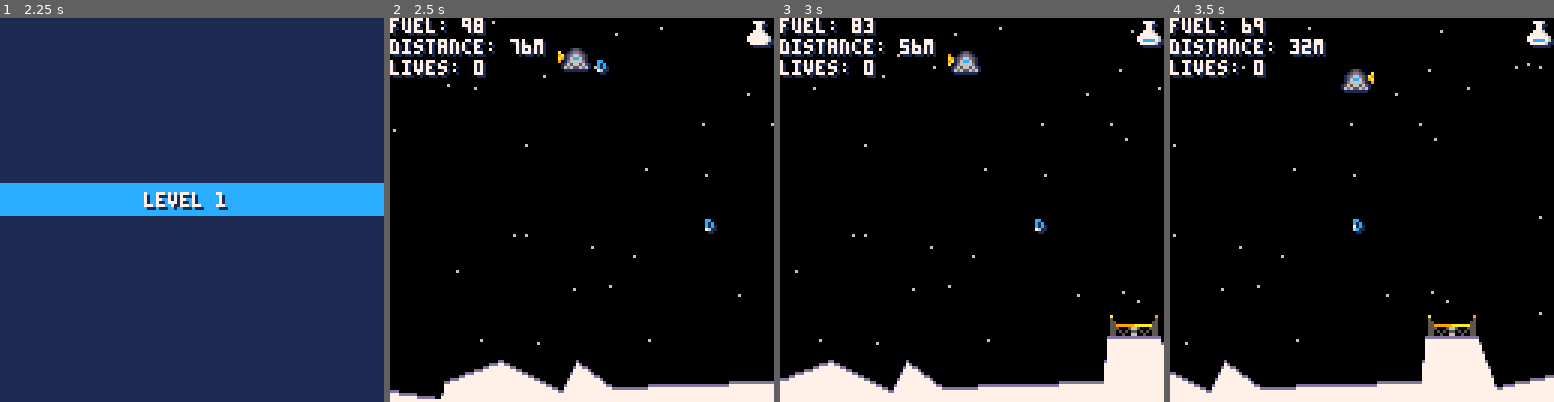
Above: before the commit, frames 1-4 (left to right).
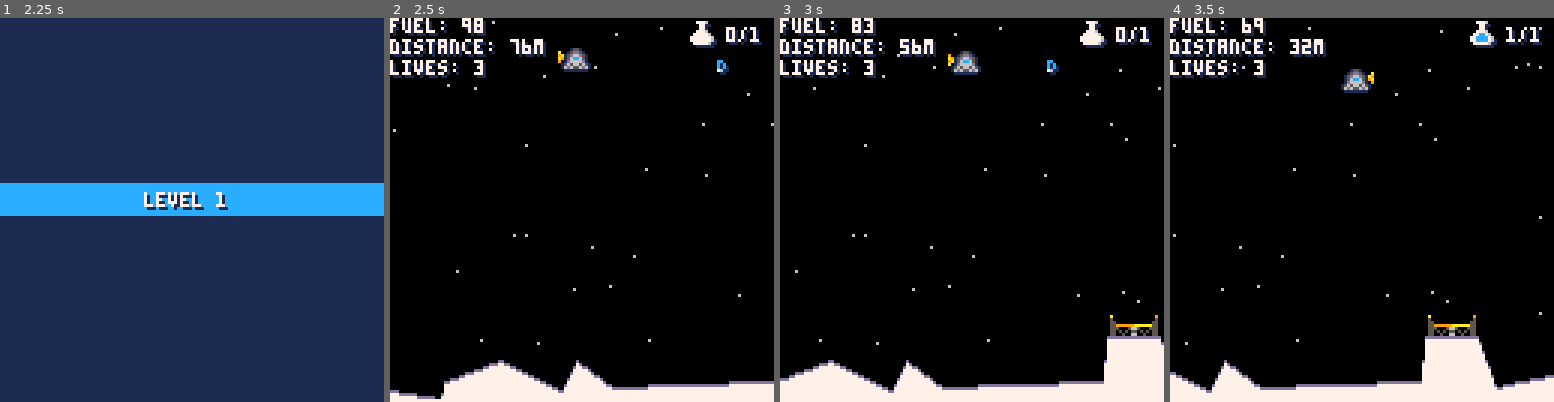
Above: after the commit, the same moments.

Repository: lewsid/moon-missions
Game: PICO-8 cartridge munlander.p8
Two runs of this game, one before a commit and one after it. Both use one fixed random seed, a clock stepped at 60 frames per second and the inputs below.
Inputs:
- Up to frame 1 (2.25 s): tap X (X key) at 0.33, 1.07, 1.85 s; hold Right 1.6-2.1 s; hold Up from 2.15 s (still down)
- Up to frame 2 (2.5 s): release Up at 2.42 s; hold Right from 2.47 s (still down)
- Up to frame 3 (3 s): keep holding Right; tap X (X key) at 2.97 s
- Up to frame 4 (3.5 s): release Right at 3.03 s; hold Left from 3.08 s (still down)

Frame 1 is identical in both runs. In frame 2, 1.1% of the frame differs, in the area x 21-100%, y 0-57%; in frame 3, 1.0%; in frame 4, 0.9%.

Commit message:
added pickup counter to interface

Diff:
--- a/munlander.p8
+++ b/munlander.p8
@@ -1,10 +1,10 @@
 pico-8 cartridge // http://www.pico-8.com
 version 27
 __lua__
--- mun lander alpha.0.88
+-- mun lander alpha.0.89
 -- by lewsidboi/smolboigames, 2020
 
-version="a.0.88"
+version="a.0.89"
 
 --game parameters
 config={}
@@ -91,7 +91,7 @@
 	 max_x=5000,
 	 score=0,
 	 total_score=0,
-	 lives=0
+	 lives=3
  }
 end
 
@@ -99,33 +99,93 @@
 function init_levels()
 	levels[1]={
 		pad_x=130,  --distance to landing pad
-		pad_y=90,   --height of landing pad
-		pickups=2,  --number of pickups
+		pad_y=90,   --height of landing pad (keep between 50 and 90)
+		pickups=#levels+1,  --number of pickups
 		jag_rate=35 --terrain jagginess (higher=flatter, lower than 5 causes mem issues)
 	}
 	levels[2]={
 		pad_x=150,
 		pad_y=70,
-		pickups=3,
+		pickups=#levels+1,
 		jag_rate=22
 	}
 	levels[3]={
 		pad_x=170,
 		pad_y=80,
-		pickups=4,
+		pickups=#levels+1,
 		jag_rate=30
 	}
 	levels[4]={
 		pad_x=200,
 		pad_y=65,
-		pickups=4,
+		pickups=#levels+1,
 		jag_rate=18
 	}
 	levels[5]={
 		pad_x=220,
 		pad_y=90,
-		pickups=5,
+		pickups=#levels+1,
 		jag_rate=25
+	}
+	levels[6]={
+		pad_x=250,
+		pad_y=50,
+		pickups=#levels+1,
+		jag_rate=15
+	}
+	levels[7]={
+		pad_x=280,
+		pad_y=60,
+		pickups=#levels+1,
+		jag_rate=10
+	}
+	levels[8]={
+		pad_x=400,
+		pad_y=70,
+		pickups=#levels+1,
+		jag_rate=50
+	}
+	levels[9]={
+		pad_x=500,
+		pad_y=55,
+		pickups=#levels+1,
+		jag_rate=30
+	}
+	levels[10]={
+		pad_x=600,
+		pad_y=85,
+		pickups=#levels+1,
+		jag_rate=100
+	}
+	levels[11]={
+		pad_x=800,
+		pad_y=81,
+		pickups=#levels+1,
+		jag_rate=90
+	}
+	levels[11]={
+		pad_x=1000,
+		pad_y=51,
+		pickups=#levels+1,
+		jag_rate=65
+	}
+	levels[12]={
+		pad_x=1500,
+		pad_y=61,
+		pickups=#levels+1,
+		jag_rate=70
+	}
+	levels[14]={
+		pad_x=2500,
+		pad_y=82,
+		pickups=#levels+1,
+		jag_rate=100
+	}
+	levels[15]={
+		pad_x=3500,
+		pad_y=57,
+		pickups=#levels+1,
+		jag_rate=140
 	}
 end
 
@@ -529,6 +589,10 @@
 		cam.x+1,15,1)
 	print("lives: "..config.lives,
 		cam.x,14,7)
+	print(config.collected.."/"..
+	 #pickups,cam.x+113,4,1)
+	print(config.collected.."/"..
+	 #pickups,cam.x+112,3,7)
 
 	--data icon (fill-up)
 	step=0
@@ -540,8 +604,8 @@
 		step=1
 	end
 
-	spr(48,cam.x+120,2)
-	spr(49+step,cam.x+119,1)
+	spr(48,cam.x+101,2)
+	spr(49+step,cam.x+100,1)
 end
 
 --draw end level state
@@ -564,7 +628,7 @@
 			"score: "..config.score,
 			40,14,true)
 		draw_banner(banner.start,
-			"press ❎ to continue",24,26,true)
+			"press ❎ to continue",24,25,true)
 	elseif(config.game_state=="over-bad" or
 		config.game_state=="over-okay") then
 		draw_banner(banner.bad,
@@ -572,6 +636,15 @@
 		draw_banner(banner.start,
 			"press ❎ to try again",21,5,true)
  	end
+end
+
+function draw_game_over()
+ draw_banner(banner.bad,
+		"game over",45,-10,true)
+	draw_banner(banner.subhead,
+		"final score: "..config.score,30,1,true)
+	draw_banner(banner.start,
+		"press ❎ to reset",31,16,true)
 end
 
 --draw our wee spaceship
@@ -718,15 +791,6 @@
  			53+offset_y,7)
 	end
 end
-
-function draw_game_over()
- draw_banner(banner.bad,
-		"game over",45,-10,true)
-	draw_banner(banner.subhead,
-		"score: "..config.score,41,1,true)
-	draw_banner(banner.start,
-		"press ❎ to reset",31,16,true)
-end
 -->8
 --helpers
 
@@ -788,13 +852,14 @@
 
 --[❎] fix pad spawn bug
 
---[❎] fix pickup spawning
+--[ ] fix pickup spawning
 --    inside terrain bug
+--    back, but rare
 
 --[❎] fix pad spawning in
 --     air bug
 
---[  ] finish contructing levels
+--[❎] finish contructing levels
 
 --[  ] add star icon when all
 --    pickups are collected
@@ -807,6 +872,12 @@
 
 --[ ] improve terrain level
 --    variance
+
+--[ ] add credits if level 10
+--    is beaten
+
+--[ ] add total score to level
+--    intro
 __gfx__
 00000000000000000000000000000000000aa000000aa00000000000000000000000000000000000000000000000000000000000000000000000000000000000
 0000000000055000111111100000000009a99a900a9aa9a000011000000000000000000000000000000000000000000000000000000000000000000000000000
